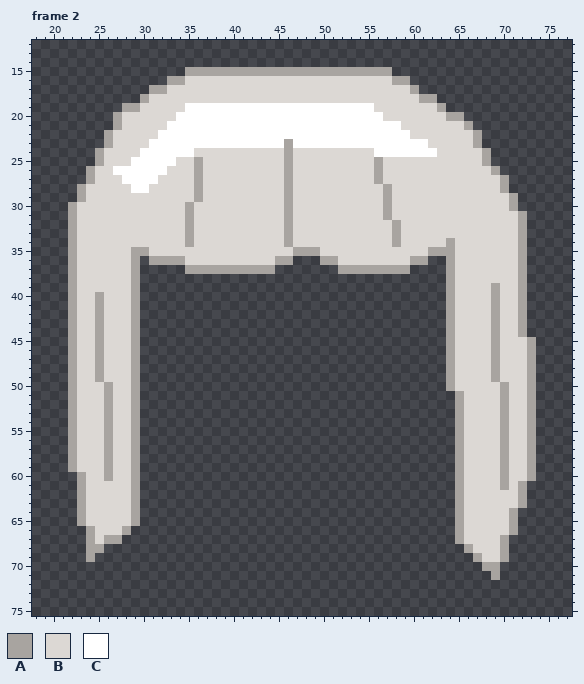
A pixel-art file gets an edit: artifacts/mundinho/libresprite/portraits/portrait-hair.ase. This is how it looked before the edit.
96x112 pixels, 6 frames. Shown: frame 2: x 18..77, y 12..75. The commit also changed other frames, which this record leaves out.
Palette (. is transparent): A #a8a4a0  B #dcd8d4  C #ffffff
Pixels before, frame 2 (only the part around the change), first column x 18:
12 ............................................................
13 ............................................................
14 ............................................................
15 .................AAAAAAAAAAAAAAAAAAAAAAA....................
16 ...............AABBBBBBBBBBBBBBBBBBBBBBBAA..................
17 .............AABBBBBBBBBBBBBBBBBBBBBBBBBBBA.................
18 ............ABBBBBBBBBBBBBBBBBBBBBBBBBBBBBBAA...............
19 ..........AABBBBBCCCCCCCCCCCCCCCCCCCCCBBBBBBBA..............
20 .........ABBBBBBCCCCCCCCCCCCCCCCCCCCCCCBBBBBBBAA............
21 .........ABBBBBCCCCCCCCCCCCCCCCCCCCCCCCCCBBBBBBBA...........
22 ........ABBBBBCCCCCCCCCCCCCCCCCCCCCCCCCCCCBBBBBBBA..........
23 ........ABBBBCCCCCCCCCCCCCCCACCCCCCCCCCCCCCCBBBBBA..........
24 .......ABBBBCCCCCCBBBBBBBBBBABBBBBBBBBCCCCCCCBBBBBA.........
25 .......ABBBCCCCCBBABBBBBBBBBABBBBBBBBBABBBBBBBBBBBA.........
26 ......ABBCCCCCCBBBABBBBBBBBBABBBBBBBBBABBBBBBBBBBBBA........
27 ......ABBBCCCCBBBBABBBBBBBBBABBBBBBBBBABBBBBBBBBBBBBA.......
28 .....ABBBBBCCBBBBBABBBBBBBBBABBBBBBBBBBABBBBBBBBBBBBA.......
29 .....ABBBBBBBBBBBBABBBBBBBBBABBBBBBBBBBABBBBBBBBBBBBBA......
30 ....ABBBBBBBBBBBBABBBBBBBBBBABBBBBBBBBBABBBBBBBBBBBBBA......
31 ....ABBBBBBBBBBBBABBBBBBBBBBABBBBBBBBBBABBBBBBBBBBBBBBA.....
32 ....ABBBBBBBBBBBBABBBBBBBBBBABBBBBBBBBBBABBBBBBBBBBBBBA.....
33 ....ABBBBBBBBBBBBABBBBBBBBBBABBBBBBBBBBBABBBBBBBBBBBBBA.....
34 ....ABBBBBBBBBBBBABBBBBBBBBBABBBBBBBBBBBABBBBBABBBBBBBA.....
35 ....ABBBBBBAABBBBBBBBBBBBBBBBAAABBBBBBBBBBBBAAABBBBBBBA.....
36 ....ABBBBBBA.AAAABBBBBBBBBBAA...AABBBBBBBBAA..ABBBBBBBA.....
37 ....ABBBBBBA.....AAAAAAAAAA.......AAAAAAAA....ABBBBBBBA.....
38 ....ABBBBBBA..................................ABBBBBBBA.....
39 ....ABBBBBBA..................................ABBBBABBA.....
40 ....ABBABBBA..................................ABBBBABBA.....
41 ....ABBABBBA..................................ABBBBABBA.....
42 ....ABBABBBA..................................ABBBBABBA.....
43 ....ABBABBBA..................................ABBBBABBA.....
44 ....ABBABBBA..................................ABBBBABBA.....
45 ....ABBABBBA..................................ABBBBABBBA....
46 ....ABBABBBA..................................ABBBBABBBA....
47 ....ABBABBBA..................................ABBBBABBBA....
48 ....ABBABBBA..................................ABBBBABBBA....
49 ....ABBABBBA..................................ABBBBABBBA....
50 ....ABBBABBA..................................ABBBBBABBA....
51 ....ABBBABBA...................................ABBBBABBA....
52 ....ABBBABBA...................................ABBBBABBA....
53 ....ABBBABBA...................................ABBBBABBA....
54 ....ABBBABBA...................................ABBBBABBA....
55 ....ABBBABBA...................................ABBBBABBA....
56 ....ABBBABBA...................................ABBBBABBA....
57 ....ABBBABBA...................................ABBBBABBA....
58 ....ABBBABBA...................................ABBBBABBA....
59 ....ABBBABBA...................................ABBBBABBA....
60 .....ABBABBA...................................ABBBBABBA....
61 .....ABBBBBA...................................ABBBBABA.....
62 .....ABBBBBA...................................ABBBBBBA.....
63 .....ABBBBBA...................................ABBBBBBA.....
64 .....ABBBBBA...................................ABBBBBA......
65 .....ABBBBBA...................................ABBBBBA......
66 ......ABBBA....................................ABBBBBA......
67 ......ABAA.....................................ABBBBA.......
68 ......AA........................................ABBBA.......
69 ......A..........................................ABBA.......
70 ..................................................AA........
71 ...................................................A........
72 ............................................................
73 ............................................................
74 ............................................................
75 ............................................................
Now the later version:
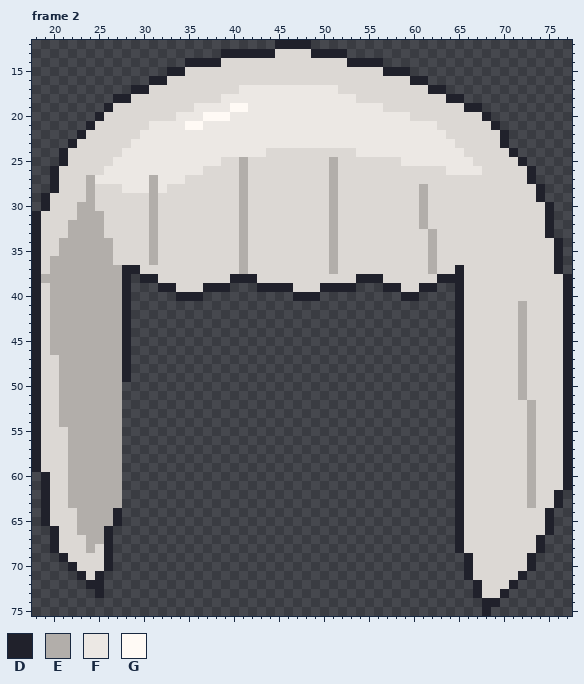
Colours new in this view: D #20212b  E #b2aeaa  F #ece8e4  G #fffaf5
Commit message: feat(mundinho): redesign portraits and animate sprite combat
Edits made:
Changed rows in their new state; - is an unchanged pixel.
Frame 2:
first column x 18:
12 ---------------------------DDDD-----------------------------
13 ---------------------DDDDDDBBBBDDDD-------------------------
14 -----------------DDDDBBBBBBBBBBBBBBDDDD---------------------
15 ---------------DDBBBBBBBBBBBBBBBBBBBBBBDDD------------------
16 -------------DDBB-----------------------BBDD----------------
17 -----------DDBB--------FFFFFFFFFFF--------BBDD--------------
18 ---------DDBB--------FFFFFFFFFFFFFFF-------BBBDD------------
19 --------DBBB-----BFFFFGGFFFFFFFFFFFFFFF------BBBDD----------
20 -------DBB------FFFGGGFFFFFFFFFFFFFFFFFFFF----BBBBD---------
21 ------DBBB---FFFFGGFFFFFFFFFFFFFFFFFFFFFFFFFF---BBBD--------
22 -----DBBB---FFFFFFFFFFFFFFFFFFFFFFFFFFFFFFFFFF---BBBD-------
23 ----DBBBB--FFFFFFFFFFFFFFFFFFFFFFFFFFFFFFFFFFFF--BBBD-------
24 ---DBBBB--FFFFFFFFFFFFFFFF--B-------FFFFFFFFFFFF--BBBD------
25 ---DBBBB-FFFFFFFFFFFF--E----B----E----B--FFFFFFFF-BBBBD-----
26 --DBBBB-FFFFFFFFFFF----E----B----E----B-------FFFF-BBBBD----
27 --DBBBEFFFFFFEFFF-B----E----B----E----B-------------BBBD----
28 --DBBBE---FFFEF---B----E----B----E-----B---E--------BBBBD---
29 -DBBBBE------E----B----E----B----E-----B---E---------BBBD---
30 -DBBBEE------E---B-----E----B----E-----B---E---------BBBBD--
31 DBBBBEEE-----E---B-----E----B----E-----B---E----------BBBD--
32 DBBBEEEE-----E---B-----E----B----E------B--E----------BBBD--
33 DBBBEEEE-----E---B-----E----B----E------B---E---------BBBD--
34 DBBEEEEEE----E---B-----E----B----E------B---E-B-------BBBBD-
35 DBBEEEEEE--BBE---------E-----BBB-E----------EBB-------BBBBD-
36 DBEEEEEEE--BBEBBB------E---BBBBBBE--------BBEBB-------BBBBD-
37 DBEEEEEEEEDDBBBBBBBBBBBEBBBBBBBBBEBBBBBBBBBBEBBD------BBBBD-
38 DEEEEEEEEED.DDBBBBBBBBDDDBBBBBBBBBBBDDDBBBBBBDDD------BBBBBD
39 DBEEEEEEEED.--DDBBBDDD---DDDDBBBDDDD---DDBBDD-.D---B--BBBBBD
40 DBEEEEEEEED.----DDD----------DDD---------DD---.D---B--BBBBBD
41 DBEEEEEEEED.----------------------------------.D---B--EBBBBD
42 DBEEEEEEEED.----------------------------------.D---B--EBBBBD
43 DBEEEEEEEED.----------------------------------.D---B--EBBBBD
44 DBEEEEEEEED.----------------------------------.D---B--EBBBBD
45 DBEEEEEEEED.----------------------------------.D---B--EBBBBD
46 DBEEEEEEEED.----------------------------------.D---B--EBBBBD
47 DBBEEEEEEED.----------------------------------.D---B--EBBBBD
48 DBBEEEEEEED.----------------------------------.D---B--EBBBBD
49 DBBEEEEEEED.----------------------------------.D---B--EBBBBD
50 DBBEEEEEEE..----------------------------------.D----B-EBBBBD
51 DBBEEEEEEE..-----------------------------------D----B-EBBBBD
52 DBBEEEEEEE..-----------------------------------D----B--EBBBD
53 DBBEEEEEEE..-----------------------------------D----B--EBBBD
54 DBBEEEEEEE..-----------------------------------D----B--EBBBD
55 DBBBEEEEEE..-----------------------------------D----B--EBBBD
56 DBBBEEEEEE..-----------------------------------D----B--EBBBD
57 DBBBEEEEEE..-----------------------------------D----B--EBBBD
58 DBBBEEEEEE..-----------------------------------D----B--EBBBD
59 DBBBEEEEEE..-----------------------------------D----B--EBBBD
60 -DBBEEEEEE..-----------------------------------D----B--EBBBD
61 -DBBEEEEEE..-----------------------------------D----B-BEBBBD
62 -DBBEEEEEE..-----------------------------------D------BEBBD-
63 -DBBEEEEEE..-----------------------------------D------BEBBD-
64 -DBBBEEEED..-----------------------------------D-----BBBBD--
65 -DBBBEEEED..-----------------------------------D-----BBBBD--
66 --DBBEEED..------------------------------------D-----BBBBD--
67 --DBBBEED.-------------------------------------D----BBBBD---
68 --DBBBEBD--------------------------------------DB---BBBBD---
69 ---DBBBBD---------------------------------------DB--BBBD----
70 ----DBBBD---------------------------------------DBBBBBBD----
71 -----DBD----------------------------------------DBBBBBD-----
72 ------DD-----------------------------------------DBBBD------
73 -------D-----------------------------------------DBBD-------
74 --------------------------------------------------DD--------
75 --------------------------------------------------D---------
Pixel boxes of the changes (left, top, right, bottom) in both pictures:
changed: (32, 40, 572, 616)
